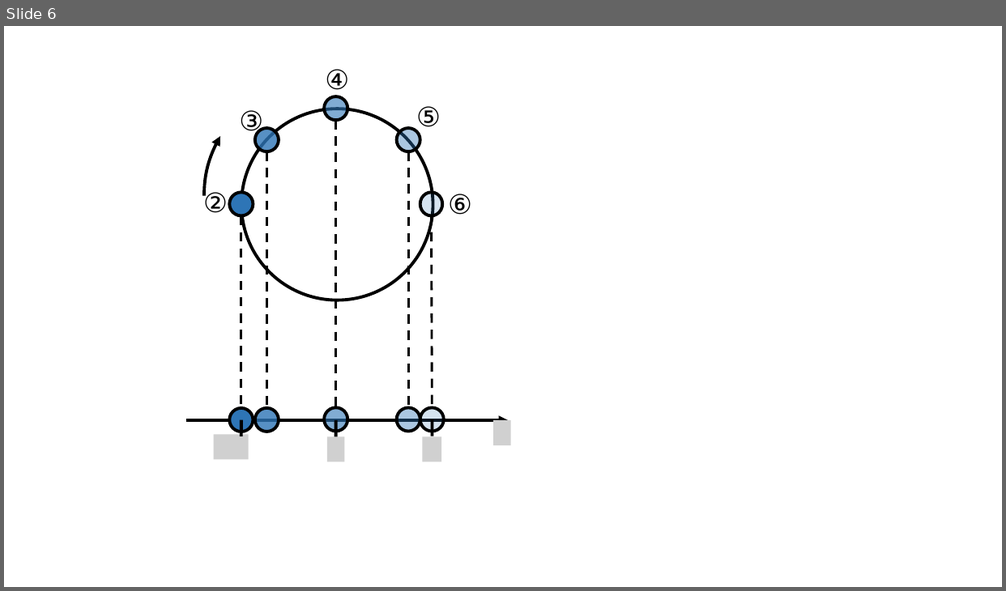
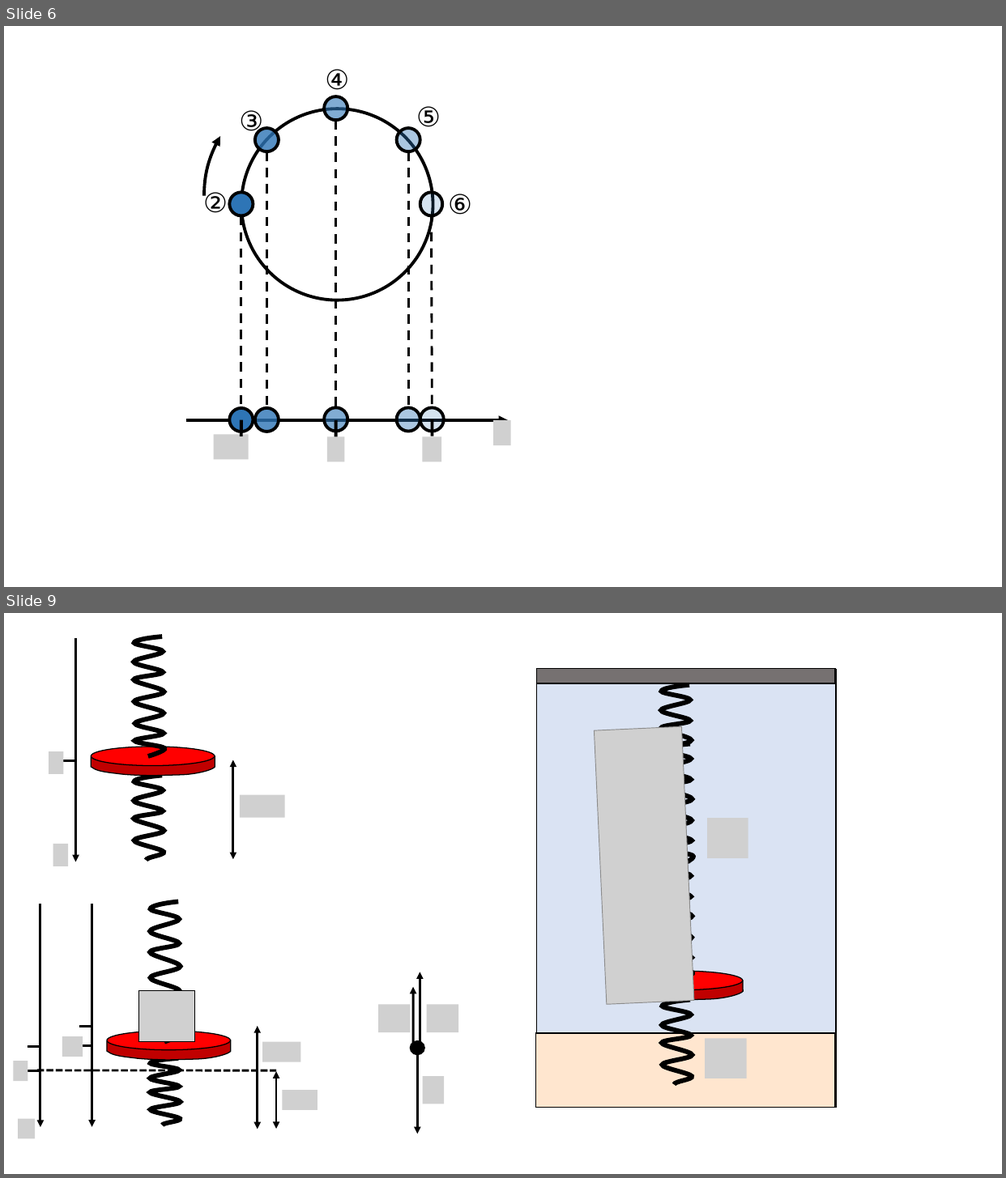
Before and after one commit to OSTP/PhysicsArtofModelling, a slide deck: tex/figures/SimpleHarmonicMotion/Figures.pptx. Shown one above the other, each under a label of ours: slide 6 before the commit, slides 6 and 9 after it; the slides between them are not shown. The pictures are 1006x591 and 1006x1178 pixels, drawn with LibreOffice and Linux fonts; fonts in the diff are those of the drawing; grey boxes stand for pictures; background and template pictures are left out. Boxes give left, top, right and bottom in pixels: in the first picture for what was removed or moved away, otherwise in the second. Text is boxed around its words. In the diff, an @@ line names an element or a change of style, - is before the commit and + after.

```diff
--- a/tex/figures/SimpleHarmonicMotion/Figures.pptx
+++ b/tex/figures/SimpleHarmonicMotion/Figures.pptx
@@ slide 9 added at box(4, 613, 1002, 1174), background #FFFFFF @@
@@ group added at box(49, 636, 285, 866): 3 freeform shapes, 3 pictures, 1 ellipse, 1 arrow, 1 line, 1 double arrow @@
@@ group added at box(536, 668, 837, 1108): 5 freeform shapes, 3 rectangles, 3 pictures, 1 ellipse @@
@@ group added at box(13, 902, 458, 1139): 9 pictures, 5 lines, 5 arrows, 3 freeform shapes, 2 double arrows, 2 ellipses @@
```
Also in this commit, not shown: 2 other slides added, 6 other files.
